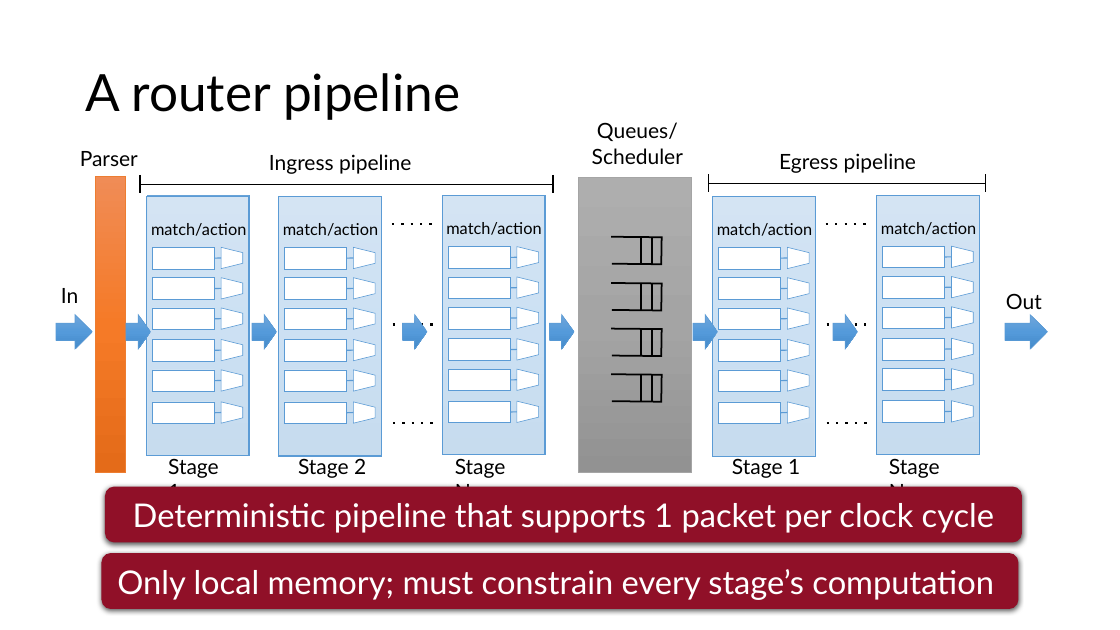
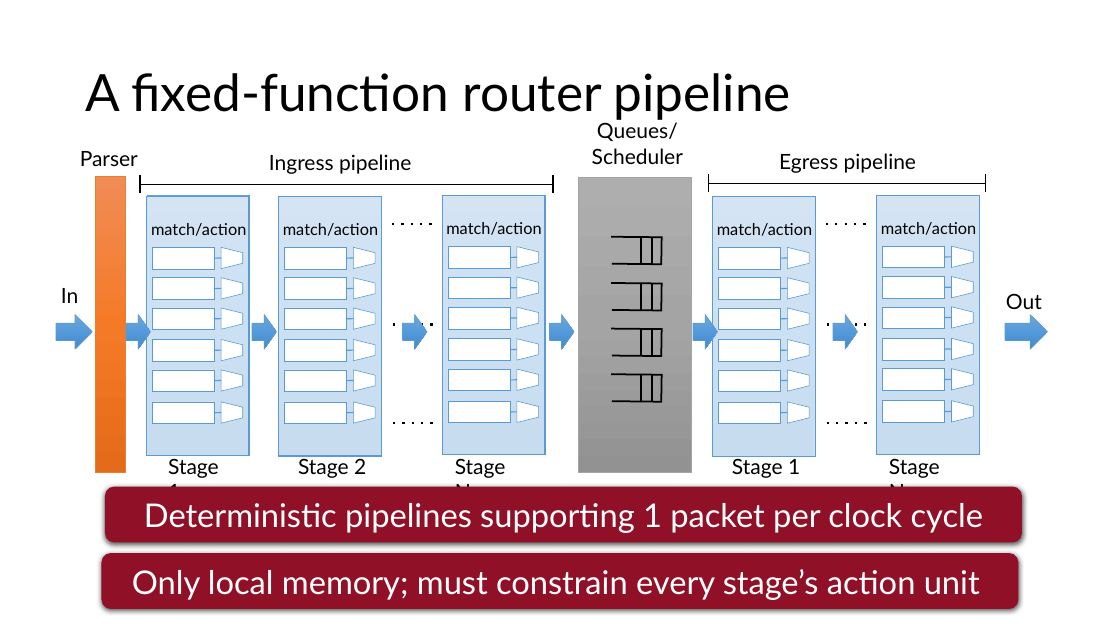
Before and after one commit to anirudhSK/pifo-domino-marple-ppts, a slide deck: slide 11 of combined_domino_pifo.pptx. Drawn at 1120x630 pixels with LibreOffice and Linux fonts; fonts in the diff are those of the drawing. Boxes give left, top, right and bottom in pixels: in the first picture for what was removed or moved away, otherwise in the second. Text is boxed around its words. In the diff, an @@ line names an element or a change of style, - is before the commit and + after.

```diff
--- a/combined_domino_pifo.pptx
+++ b/combined_domino_pifo.pptx
@@ title at (x1=85, y1=73, x2=791, y2=120): text changed @@
-A router pipeline
+A fixed-function router pipeline
@@ text in rounded rectangle at (x1=144, y1=503, x2=983, y2=533): text changed @@
-Deterministic pipeline that supports 1 packet per clock cycle
+Deterministic pipelines supporting 1 packet per clock cycle
@@ text in rounded rectangle at (x1=132, y1=569, x2=980, y2=600): text changed @@
-Only local memory; must constrain every stage’s computation
+Only local memory; must constrain every stage’s action unit
```
Also in this commit, not shown: 4 other slides changed.
